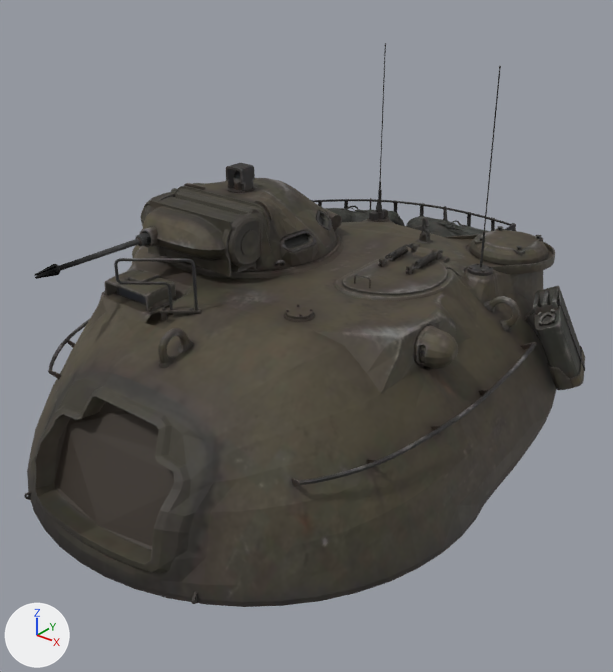
The Blender file Assets/zFinished/Turrets/M48A1/M48A1 Slim.blend as it was, and as the next commit left it.
Before and after are seen from a 50 mm lens placed at (2.68, -3.01, 2.64), pointed at (-0.42, 0.87, 0.24). Every picture has the same lights, and +X, +Y and +Z are marked at lower left.

Names of what the first picture shows: '90_mm_Gun_Tank_M48A1_Patton_III.Turret', '90_mm_Gun_Tank_M48A1_Patton_III.topMG'.
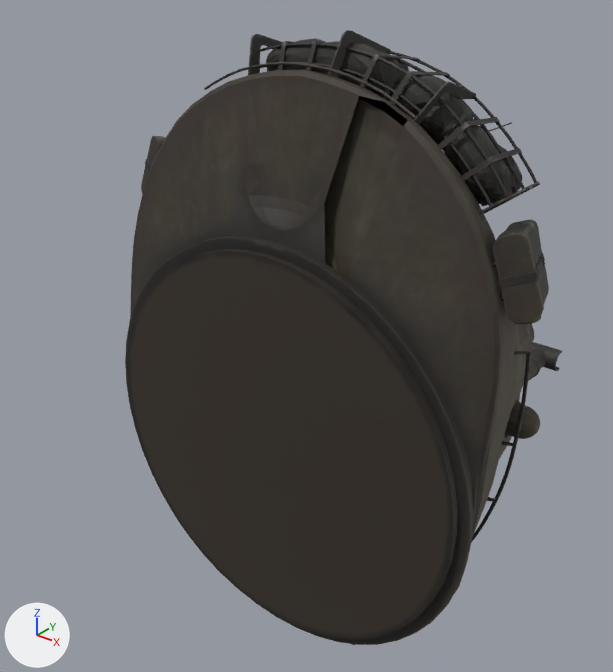
ob_m48a is not drawn itself; it is the parent of ob_yawtransform.
ob_yawtransform is not drawn itself; it is the parent of ob_90_mm_gun_tank_m48a1_patton_iii_topmg, ob_90_mm_gun_tank_m48a1_patton_iii_turret, ob_pitchtransform.

What the commit changed:
Object 'M48A' (ob_m48a) turns from (90, 0, 0) to (180, 0, 0) degrees about x, y and z.
Object 'yawTransform' (ob_yawtransform) turns from (0, 0, 0) to (180, 180, 0) degrees about x, y and z.
Object '90_mm_Gun_Tank_M48A1_Patton_III.Barrel' (ob_90_mm_gun_tank_m48a1_patton_iii_barrel) is now shown.

Where the change shows, as pixel boxes [x1, y1, x2, y2] in the pictures (613 x 672 px):
'90_mm_Gun_Tank_M48A1_Patton_III.Turret', turned: before [24, 43, 585, 607]; after [125, 30, 549, 645]
'90_mm_Gun_Tank_M48A1_Patton_III.topMG', turned (not visible afterwards): before [35, 232, 151, 279]
'90_mm_Gun_Tank_M48A1_Patton_III.Barrel', shown (black): after [523, 342, 562, 386]
